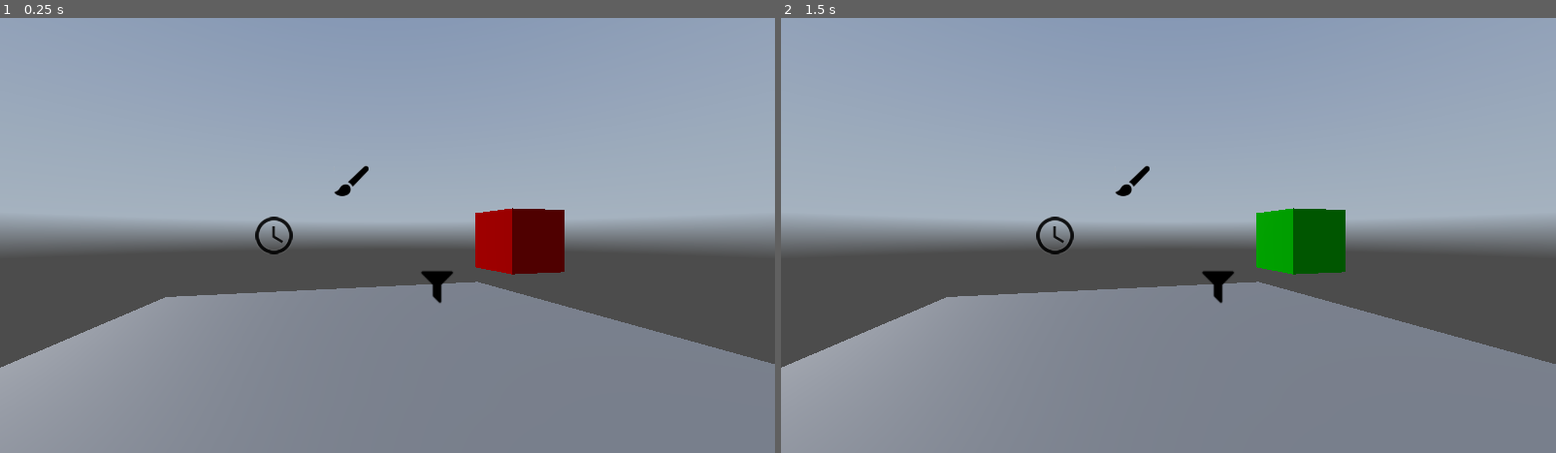
Above: before the commit, frames 1-2 (left to right).
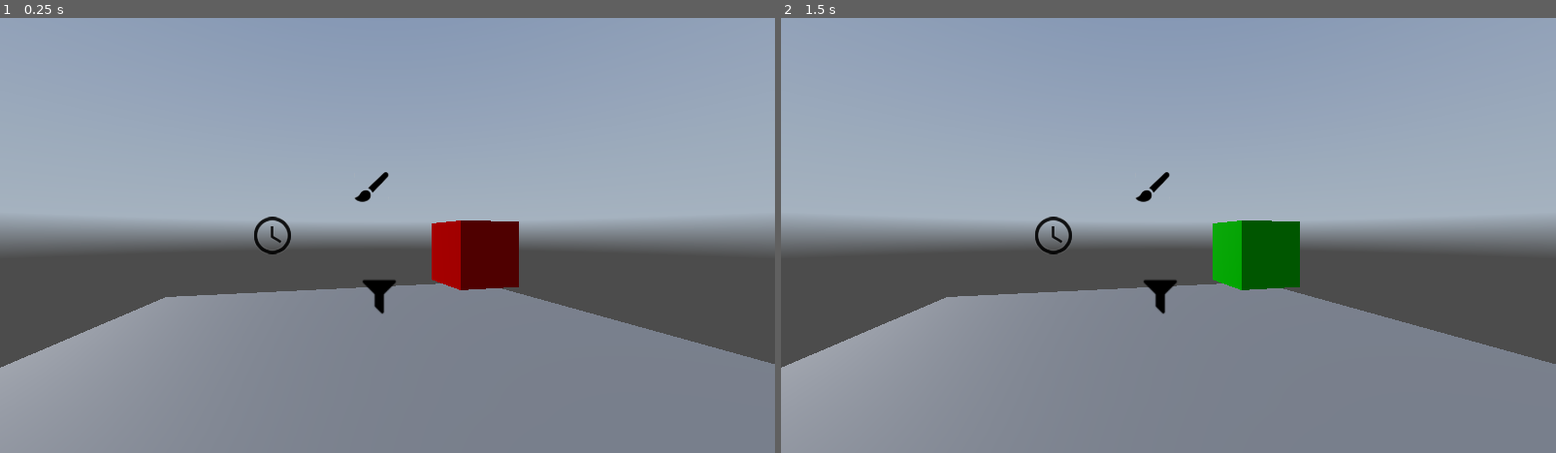
Above: after the commit, the same moments.

Repository: HectareaGalbis/VisualSignals3D
Game: Godot game, scene res://example/Scenes/Example/example.tscn
Two runs of this game, one before a commit and one after it. Both use one fixed random seed, a clock stepped at 60 frames per second and the inputs below. A sky picture missing from this copy of the repository is replaced by a grey-blue gradient.
Inputs:
- Up to frame 1 (0.25 s): no input
- Up to frame 2 (1.5 s): tap Enter at 0.5 s; tap Space at 1.25 s

The runs differ from the first frame. In frame 1, 3.1% of the frame differs, in the area x 32-73%, y 33-69%; in frame 2, 3.1%.

Commit message:
Added more images

Diff:
--- a/example/Scenes/Example/example.tscn
+++ b/example/Scenes/Example/example.tscn
@@ -21,25 +21,6 @@
 
 [node name="Example" type="Node3D"]
 
-[node name="Clock" parent="." instance=ExtResource("1_gsbn4")]
-transform = Transform3D(1, 0, 0, 0, 1, 0, 0, 0, 1, 1.47886, 0, 0)
-
-[node name="Printer" parent="." instance=ExtResource("2_3783a")]
-transform = Transform3D(1, 0, 0, 0, 1, 0, 0, 0, 1, 0.4187, 0.799165, 0)
-
-[node name="EvenIntFilter" parent="." instance=ExtResource("3_x0vx0")]
-transform = Transform3D(-1, 0, -8.74228e-08, 0, 1, 0, 8.74228e-08, 0, -1, -0.946002, -0.798292, 0)
-
-[node name="_SignalManager(not touch)" type="Node" parent="."]
-script = ExtResource("4_87tft")
-signal_dict = {
-"../Clock/OnTick": [&"../EvenIntFilter/IsEven", &"../Printer/Print"],
-"../EvenIntFilter/OnEven": [&"../ColorCube/ChangeColor"]
-}
-
-[node name="ColorCube" parent="." instance=ExtResource("5_7ki2y")]
-transform = Transform3D(1, 0, 0, 0, 1, 0, 0, 0, 1, -2.44225, -0.0887687, 0)
-
 [node name="Camera3D" type="Camera3D" parent="."]
 transform = Transform3D(-0.964971, 0, 0.262358, 0, 1, 0, -0.262358, 0, -0.964971, 1, 0, -4.14951)
 
@@ -52,3 +33,22 @@
 
 [node name="WorldEnvironment" type="WorldEnvironment" parent="."]
 environment = SubResource("Environment_napbx")
+
+[node name="Clock" parent="." instance=ExtResource("1_gsbn4")]
+transform = Transform3D(1, 0, 0, 0, 1, 0, 0, 0, 1, 1.49938, 0, 0)
+
+[node name="Printer" parent="." instance=ExtResource("2_3783a")]
+transform = Transform3D(1, 0, 0, 0, 1, 0, 0, 0, 1, 0.119539, 0.724844, 0)
+
+[node name="_Signal3DManager(not touch)" type="Node" parent="."]
+script = ExtResource("4_87tft")
+signal_dict = {
+"../Clock/OnTick": [&"../Printer/Print", &"../EvenIntFilter/IsEven"],
+"../EvenIntFilter/OnEven": [&"../ColorCube/ChangeColor"]
+}
+
+[node name="EvenIntFilter" parent="." instance=ExtResource("3_x0vx0")]
+transform = Transform3D(-0.999997, 0, -0.00240865, 0, 1, 0, 0.00240865, 0, -0.999997, 0, -0.899692, 0)
+
+[node name="ColorCube" parent="." instance=ExtResource("5_7ki2y")]
+transform = Transform3D(1, 0, 0, 0, 1, 0, 0, 0, 1, -1.57428, -0.284884, 0)
Binary file added: images/ConnectingSignals1.png
Not shown, added: images/ConnectingSignals1.png.import
Binary file added: images/ConnectingSignals2.png
Not shown, added: images/ConnectingSignals2.png.import
Binary file added: images/ConnectingSignals3.png
Not shown, added: images/ConnectingSignals3.png.import
Binary file added: images/ConnectingSignals4.png
Not shown, added: images/ConnectingSignals4.png.import
Binary file added: images/ConnectingSignals5.png
Not shown, added: images/ConnectingSignals5.png.import
Binary file added: images/ConnectingSignals6.png
Not shown, added: images/ConnectingSignals6.png.import
